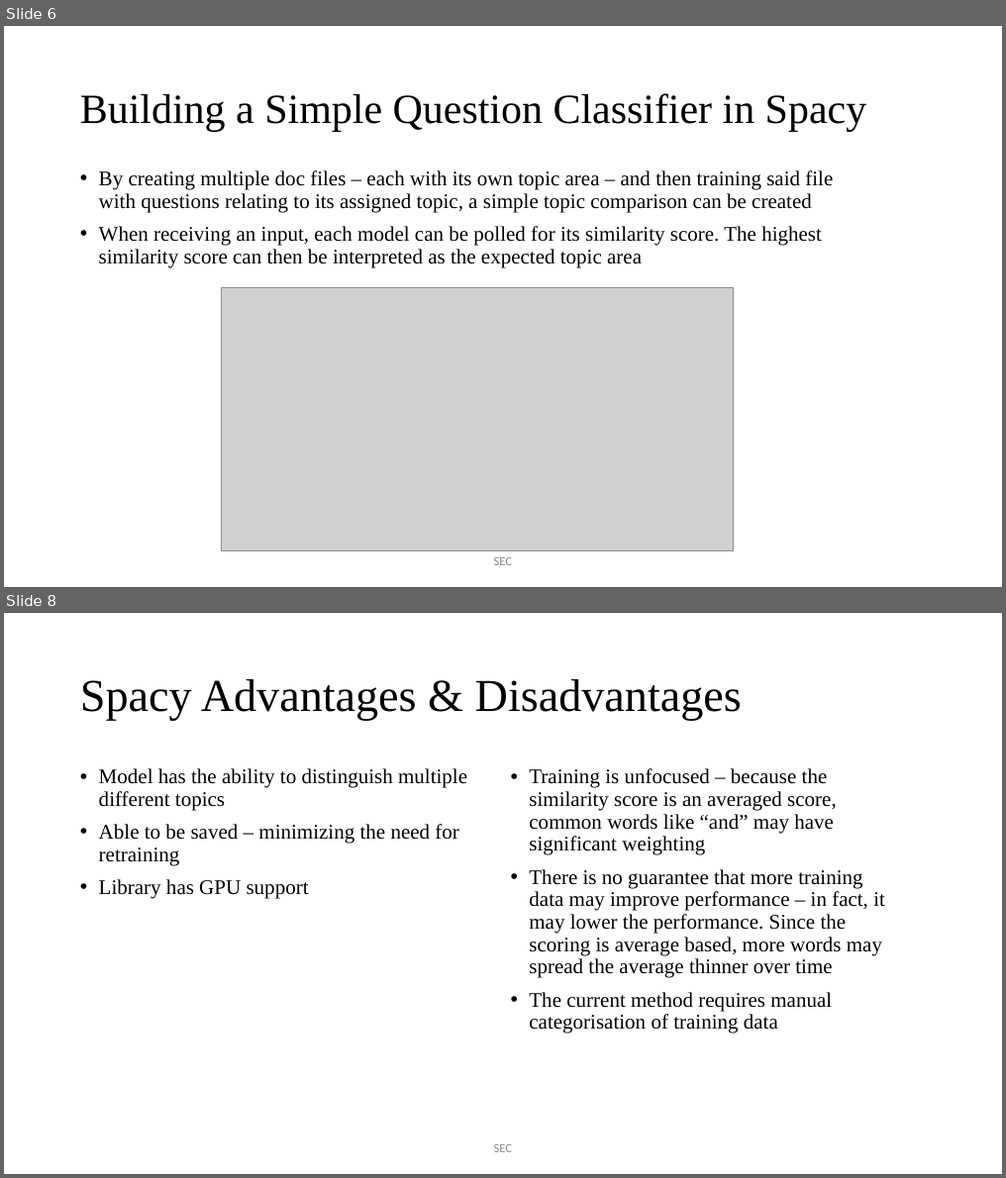
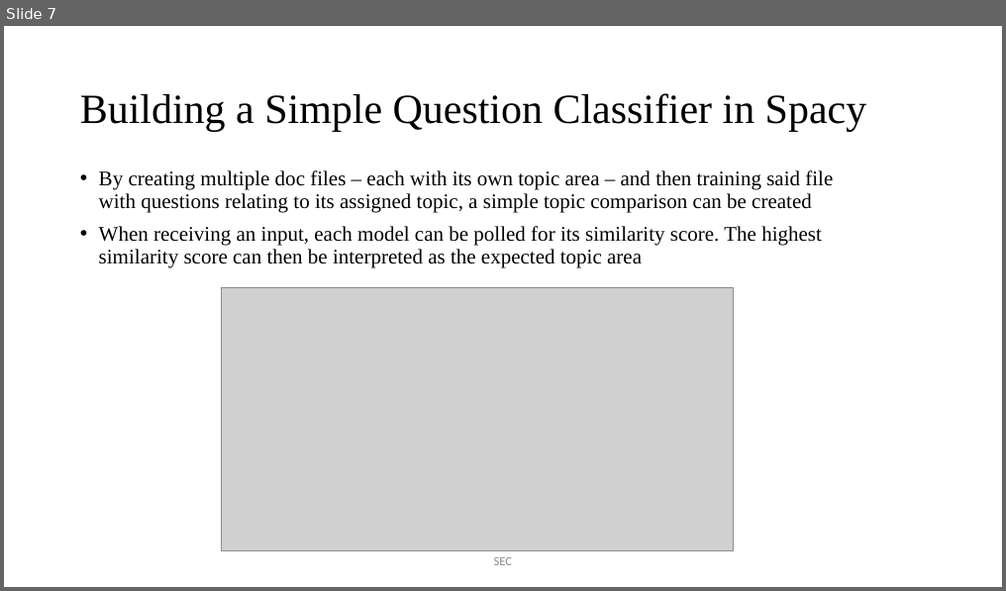
Before and after one commit to JaVonox/AIChatbot, a slide deck: Documentation/100505349.pptx. Shown one above the other, each under a label of ours: slides 6 and 8 before the commit, slide 7 after it; the slides between them are not shown. The pictures are 1006x1178 and 1006x591 pixels, drawn with LibreOffice and Linux fonts; fonts in the diff are those of the drawing; grey boxes stand for pictures. Boxes give left, top, right and bottom in pixels: in the first picture for what was removed or moved away, otherwise in the second. Text is boxed around its words. In the diff, an @@ line names an element or a change of style, - is before the commit and + after.

```diff
--- a/Documentation/100505349.pptx
+++ b/Documentation/100505349.pptx
@@ slide 8 removed at (x1=4, y1=613, x2=1002, y2=1174), background #FFFFFF @@
@@ title removed at (x1=80, y1=679, x2=742, y2=721) @@
-Spacy Advantages & Disadvantages
@@ text removed at (x1=99, y1=768, x2=467, y2=899) @@
-• Model has the ability to distinguish multiple different topics
-• Able to be saved – minimizing the need for retraining
-• Library has GPU support
@@ text removed at (x1=529, y1=768, x2=885, y2=1034) @@
-• Training is unfocused – because the similarity score is an averaged score, common words like “and” may have significant weighting
-• There is no guarantee that more training data may improve performance – in fact, it may lower the performance. Since the scoring is average based, more words may spread the average thinner over time
-• The current method requires manual categorisation of training data
@@ text removed at (x1=494, y1=1145, x2=512, y2=1153) @@
-SEC
@@ what was slide 6 is now slide 7 @@
```
Also in this commit, not shown: 2 slides changed, 11 slides added, 4 other slides removed, 8 other files.
